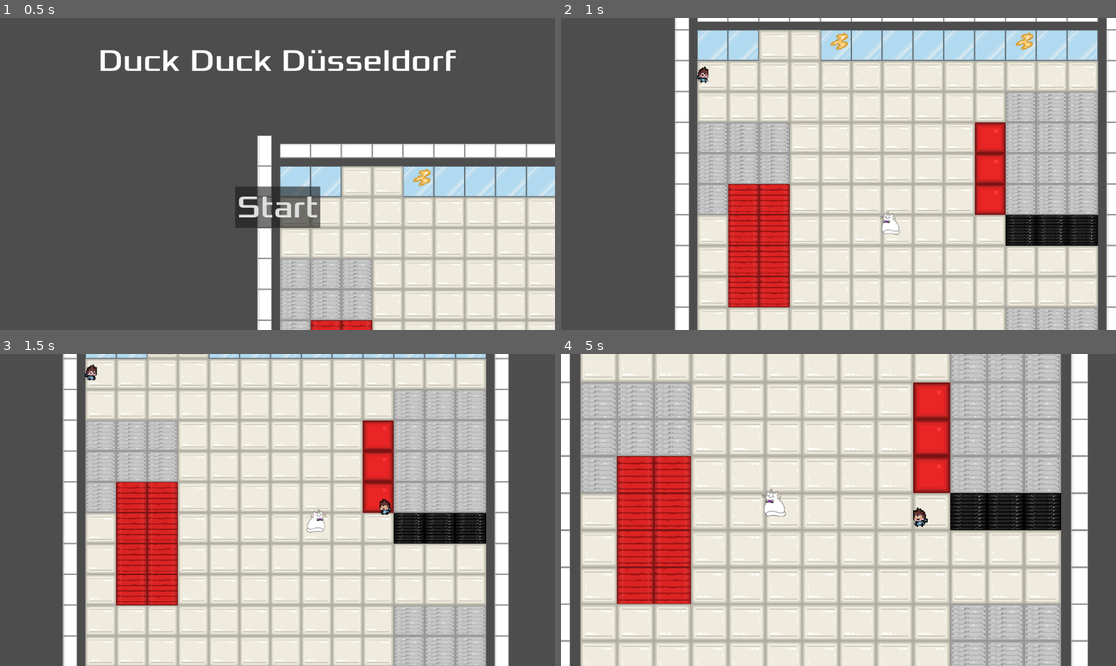
Above: before the commit, frames 1-4 (two rows, left to right).
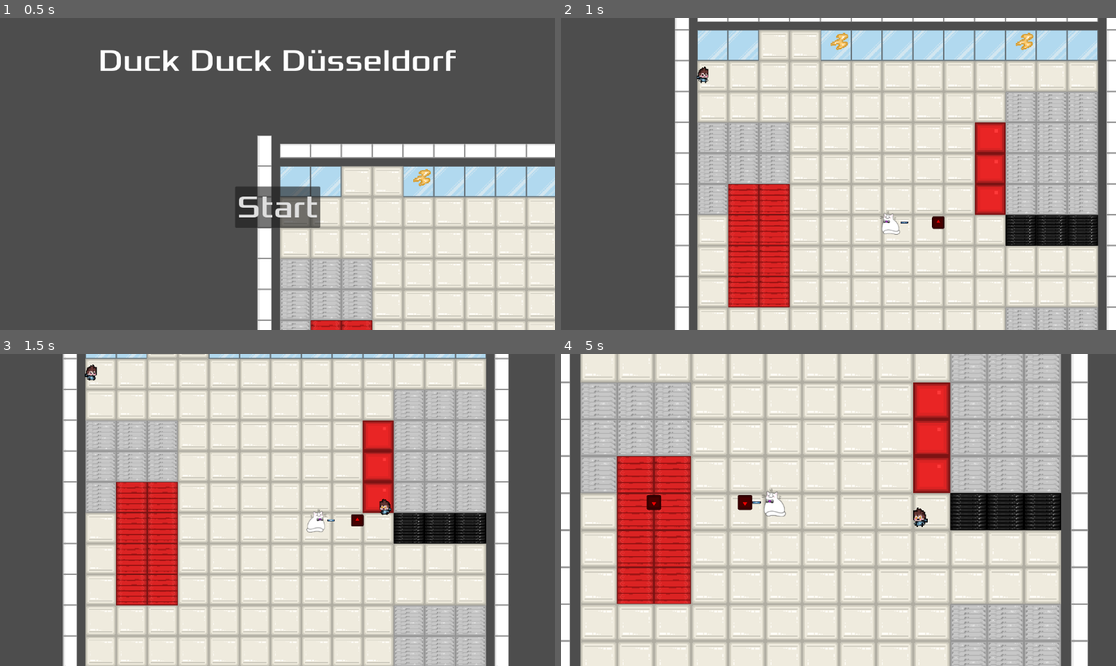
Above: after the commit, the same moments.

Repository: P0127/HSDuckies-Videogame-Group-project-at-HSD
Game: Godot game, scene res://main.tscn
Same seed, same stepped clock (60 frames per second), same inputs: the game is played once before the commit and once after it. The engine's default icon, where the game draws it, is replaced by a stand-in: a white triangle on a blue panel in a dark square.
Inputs (mouse positions are in pixels of both pictures, inside the frame that each line leads up to):
- Up to frame 1 (0.5 s): no input
- Up to frame 2 (1 s): click "Start" at 0.5 s
- Up to frame 3 (1.5 s): move the mouse to (399, 494) at 1.27 s; press the mouse at (399, 494) at 1.28 s; hold D (move_right) from 1.28 s (still down)
- Up to frame 4 (5 s): move the mouse to (727, 525) at 2.02 s; release D (move_right) at 2.03 s; release the mouse at (727, 525) at 2.03 s; hold S (move_down) 2.03-2.78 s; tap Mouse wheel up (zoom_in) at 2.1, 4.35 s; move the mouse to (894, 441) at 2.77 s; hold D (move_right) 2.78-3.53 s; tap Mouse wheel down (zoom_out) at 2.85 s; move the mouse to (810, 572) at 3.52 s; hold W (move_up) 3.53-4.28 s; click (810, 572) at 3.6 s; move the mouse to (1005, 556) at 4.27 s; hold A (move_left) from 4.28 s (still down)

Frame 1 is identical in both runs. In frame 2, 0.1% of the frame differs, in the area x 61-70%, y 63-68%; in frame 3, 0.1%; in frame 4, 0.3%, in the area x 15-37%, y 45-51%.

Commit message:
Weapon & Projectile basics
Added a weapon for the player that rotates with the direction we are moving, projectiles that get shot depending on where we are facing and tiny basics for ranged enemy

Diff:
--- /dev/null
+++ b/duck_blaster_3000.gd
@@ -0,0 +1,31 @@
+extends Area2D#weapon for RANGED MOBS
+
+#will prob use this later for ranged mobs, just getting some stuff out of the way
+#now whilst learning how to do player weapon that shoots in walk direction, instead
+#of how mobs will have to auto focus player
+
+var targets_in_range#saveslot for array of targets/enemies
+var current_target#saveslot for current target
+@onready var player = $"/root/Main/Player"
+
+# Called when the node enters the scene tree for the first time.
+func _ready() -> void:
+	pass # Replace with function body.
+
+
+# Called every frame. 'delta' is the elapsed time since the previous frame.
+func _process(delta: float) -> void:
+	#targets_in_range = get_overlapping_bodies()
+	#
+	##if there are targets in range:
+	#if targets_in_range.size() > 0:
+		##set target to first in array
+		#current_target = targets_in_range[0]
+	pass
+
+
+
+
+func _on_body_entered(body: Node2D) -> void:
+	if body == player:
+		look_at(body.global_position)
--- /dev/null
+++ b/duck_blaster_3000.tscn
@@ -0,0 +1,26 @@
+[gd_scene load_steps=4 format=3 uid="uid://b28k6v1qv6wf8"]
+
+[ext_resource type="Script" uid="uid://cyf2sjmckuo6b" path="res://duck_blaster_3000.gd" id="1_264g5"]
+[ext_resource type="Texture2D" uid="uid://bdjm1xpug2bj8" path="res://icon.svg" id="1_m22ys"]
+
+[sub_resource type="CircleShape2D" id="CircleShape2D_264g5"]
+radius = 150.0
+
+[node name="Duck-Blaster-3000" type="Area2D"]
+collision_layer = 0
+script = ExtResource("1_264g5")
+
+[node name="CollisionShape2D" type="CollisionShape2D" parent="."]
+shape = SubResource("CircleShape2D_264g5")
+
+[node name="Char-Center" type="Marker2D" parent="."]
+
+[node name="Weapon-Icon" type="Sprite2D" parent="Char-Center"]
+position = Vector2(31, -3.55271e-15)
+scale = Vector2(0.142822, 0.0332031)
+texture = ExtResource("1_m22ys")
+
+[node name="Bullet-Spawn-Point" type="Marker2D" parent="Char-Center/Weapon-Icon"]
+position = Vector2(62.0606, 0)
+
+[connection signal="body_entered" from="." to="." method="_on_body_entered"]
--- a/player.gd
+++ b/player.gd
@@ -2,6 +2,7 @@
 
 @export var speed = 200 #player movement speed in pixels/sec
 var screen_size #game window size
+var current_direction#saveslot for weapon/projectile direction
 
 
 # Called when the node enters the scene tree for the first time.
@@ -43,6 +44,8 @@
 		velocity.y -= 1
 
 	if velocity.length() > 0:
+		current_direction = velocity.normalized() #testing weapon direction
+		rotate_weapon(current_direction)#opens method to rotate weapon
 		velocity = velocity.normalized() * speed
 		#normalized so that player is not faster moving diagonally
 
@@ -57,6 +60,13 @@
 	#Player can move
 	position += velocity * delta
 
+
+#function that rotates the weapon along with the players movement
+#atan2 math is needed to calc the Vector2 into a rotation angle
+func rotate_weapon(direction):#direction param is a Vector2 here
+	var angle = atan2(current_direction.y, current_direction.x)
+	$"player weapon".rotation = angle
+
 #function for start of game to move player to start position and show player
 func start(pos):
 	position = pos
--- a/player.tscn
+++ b/player.tscn
@@ -1,9 +1,10 @@
-[gd_scene load_steps=7 format=3 uid="uid://c135wng7wv7tp"]
+[gd_scene load_steps=8 format=3 uid="uid://c135wng7wv7tp"]
 
 [ext_resource type="Script" uid="uid://b6ykbxg8byxue" path="res://player.gd" id="1_onrkg"]
 [ext_resource type="Script" uid="uid://cqxxf6tj5g1qs" path="res://camera_2d.gd" id="2_hqtel"]
 [ext_resource type="Texture2D" uid="uid://be8221cs2yg8y" path="res://assets/MeisterFluffbutt_sprite.png" id="2_i3pqv"]
 [ext_resource type="Texture2D" uid="uid://dtxoui6jvjroq" path="res://assets/MeisterFluffbutt_sprite_2.png" id="3_hqtel"]
+[ext_resource type="PackedScene" uid="uid://d0dp7ykne4ajl" path="res://player_weapon.tscn" id="5_sweqy"]
 
 [sub_resource type="CircleShape2D" id="CircleShape2D_i3pqv"]
 radius = 50.1199
@@ -42,3 +43,5 @@
 sprite_frames = SubResource("SpriteFrames_sweqy")
 animation = &"walk"
 frame_progress = 0.665032
+
+[node name="player weapon" parent="." instance=ExtResource("5_sweqy")]
--- /dev/null
+++ b/player_weapon.gd
@@ -0,0 +1,31 @@
+extends Area2D #player weapon
+
+const BULLET = preload("res://projectile.tscn")
+@onready var spawnpoint = $CharCenter/Icon/BulletSpawnPoint
+#yes that var is needed and we cant just reference the BSP node since for some reason
+#that creates an error and will act like it doesnt have a position for us to
+#reference even though it very much does
+
+# Called when the node enters the scene tree for the first time.
+func _ready() -> void:
+	pass # Replace with function body.
+
+
+# Called every frame. 'delta' is the elapsed time since the previous frame.
+func _physics_process(delta: float) -> void:
+	pass
+
+func shoot():
+	if BULLET.can_instantiate():
+		var new_bullet = BULLET.instantiate()
+		#use global_position cuz position is relative to parent node
+		new_bullet.global_position = spawnpoint.global_position
+		new_bullet.global_rotation = spawnpoint.global_rotation
+
+		#add new bullets as child nodes of the spawnpoint
+		spawnpoint.add_child(new_bullet)
+
+
+#shoots bullet everytime atk speed timer timesout
+func _on_attack_speed_timeout():
+	shoot()
--- /dev/null
+++ b/player_weapon.tscn
@@ -0,0 +1,29 @@
+[gd_scene load_steps=4 format=3 uid="uid://d0dp7ykne4ajl"]
+
+[ext_resource type="Script" uid="uid://cds1ogvatg4y6" path="res://player_weapon.gd" id="1_awtn4"]
+[ext_resource type="Texture2D" uid="uid://bdjm1xpug2bj8" path="res://icon.svg" id="1_i60qs"]
+
+[sub_resource type="CircleShape2D" id="CircleShape2D_awtn4"]
+
+[node name="player weapon" type="Area2D"]
+script = ExtResource("1_awtn4")
+
+[node name="CollisionShape2D" type="CollisionShape2D" parent="."]
+shape = SubResource("CircleShape2D_awtn4")
+disabled = true
+
+[node name="CharCenter" type="Marker2D" parent="."]
+
+[node name="Icon" type="Sprite2D" parent="CharCenter"]
+position = Vector2(30, 0)
+scale = Vector2(0.123438, 0.0296875)
+texture = ExtResource("1_i60qs")
+
+[node name="BulletSpawnPoint" type="Marker2D" parent="CharCenter/Icon"]
+position = Vector2(64.8101, 0)
+
+[node name="attack speed" type="Timer" parent="."]
+wait_time = 0.45
+autostart = true
+
+[connection signal="timeout" from="attack speed" to="." method="_on_attack_speed_timeout"]
--- /dev/null
+++ b/projectile.gd
@@ -0,0 +1,31 @@
+extends Area2D
+#has to be toplevel for it to move independently from parent node
+#else if we move another direction bullets will change direction/position with source
+
+var direction#saveslot for direction out projectile will fly
+@export var projectile_speed = 500
+var travelled_distance = 0 #saveslot for despawning bullets after a while
+const MAX_RANGE = 500 #max distance a bullet should live
+
+# Called when the node enters the scene tree for the first time.
+func _ready() -> void:
+	pass # Replace with function body.
+
+
+# Called every frame. 'delta' is the elapsed time since the previous frame.
+func _physics_process(delta: float):
+	direction = Vector2.RIGHT.rotated(rotation)
+	position += direction * projectile_speed * delta
+
+	travelled_distance += projectile_speed * delta
+	if travelled_distance > MAX_RANGE:
+		queue_free()
+
+
+
+
+
+func _on_body_entered(body):
+	queue_free()
+	if body.has_method("take_damage"):
+		body.take_damage
--- /dev/null
+++ b/projectile.tscn
@@ -0,0 +1,25 @@
+[gd_scene load_steps=4 format=3 uid="uid://c57t50hx5vf7r"]
+
+[ext_resource type="Texture2D" uid="uid://bdjm1xpug2bj8" path="res://icon.svg" id="1_a85iw"]
+[ext_resource type="Script" uid="uid://c584cdm48bj6i" path="res://projectile.gd" id="1_qxf0c"]
+
+[sub_resource type="CircleShape2D" id="CircleShape2D_qxf0c"]
+radius = 16.4012
+
+[node name="Projectile" type="Area2D"]
+top_level = true
+rotation = 0.815724
+collision_layer = 0
+collision_mask = 17
+script = ExtResource("1_qxf0c")
+projectile_speed = 750
+
+[node name="Icon" type="Sprite2D" parent="."]
+modulate = Color(1, 0, 0, 1)
+scale = Vector2(0.2, 0.2)
+texture = ExtResource("1_a85iw")
+
+[node name="CollisionShape2D" type="CollisionShape2D" parent="."]
+shape = SubResource("CircleShape2D_qxf0c")
+
+[connection signal="body_entered" from="." to="." method="_on_body_entered"]
Not shown, added: duck_blaster_3000.gd.uid
Not shown, added: player_weapon.gd.uid
Not shown, added: projectile.gd.uid
